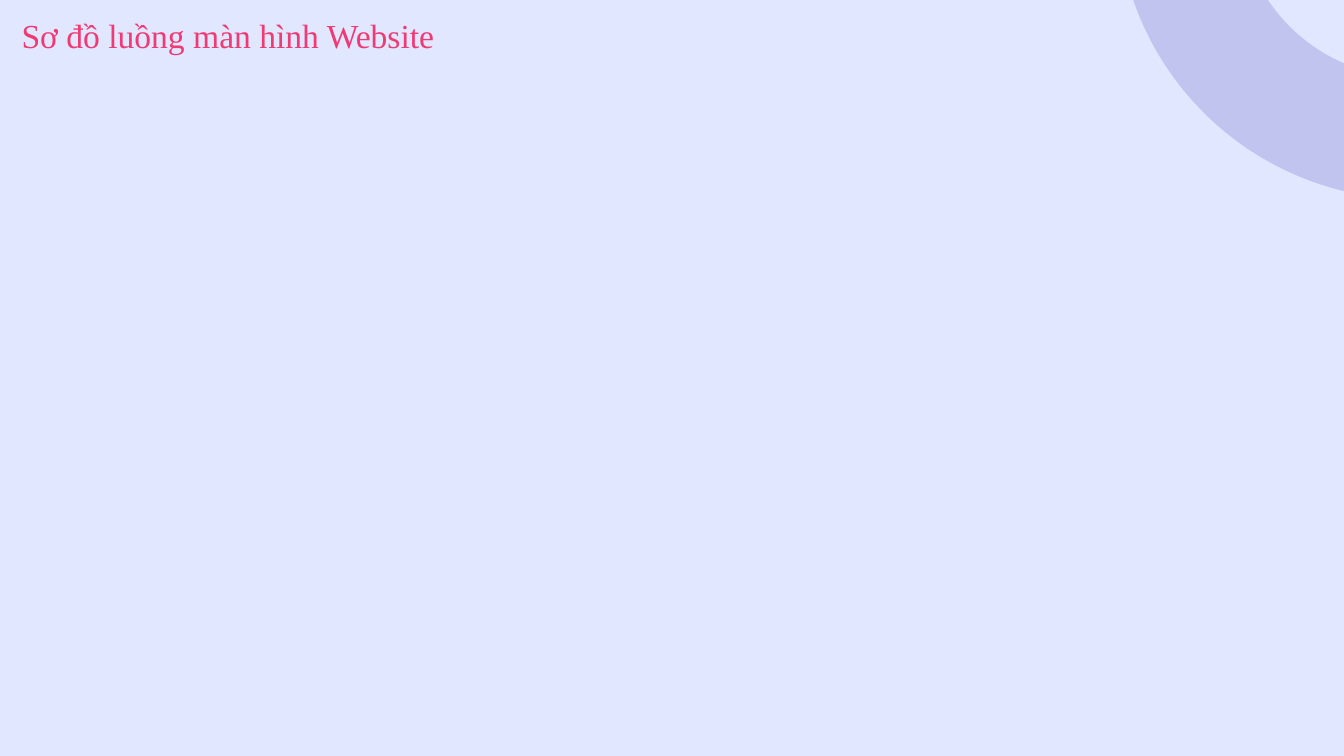
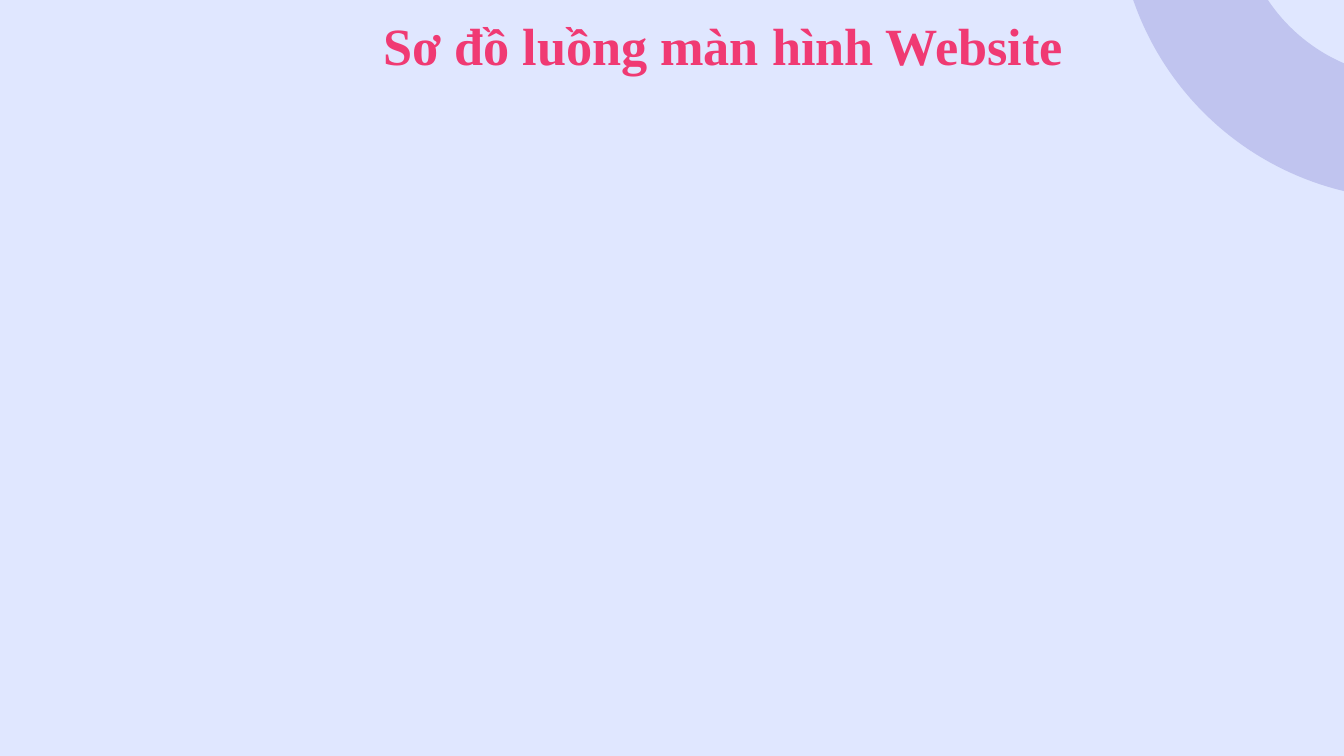
Before and after one commit to hoangtuandrive/GearVM, a slide deck: slide 25 of Báo Cáo/Nhom77_Final/Nhom77_PPT.pptx (slide 29 before the commit). Drawn at 1344x756 pixels with LibreOffice and Linux fonts; fonts in the diff are those of the drawing; background and template pictures are left out. Boxes give left, top, right and bottom in pixels: in the first picture for what was removed or moved away, otherwise in the second. Text is boxed around its words. In the diff, an @@ line names an element or a change of style, - is before the commit and + after.

```diff
--- a/Báo Cáo/Nhom77_Final/Nhom77_PPT.pptx
+++ b/Báo Cáo/Nhom77_Final/Nhom77_PPT.pptx
@@ title "Sơ đồ luồng màn hình ...": place and size @@
-title "Sơ đồ luồng màn hình ..." at (22, 23, 434, 55)
+title "Sơ đồ luồng màn hình ..." at (383, 27, 1063, 76)
@@ title "Sơ đồ luồng màn hình ..." at (383, 27, 1063, 76): size 18 to 28 pt, bold on; alignment left to centre @@
```
Also in this commit, not shown: 18 other slides changed, 3 slides added, 9 slides removed, 15 other files.
